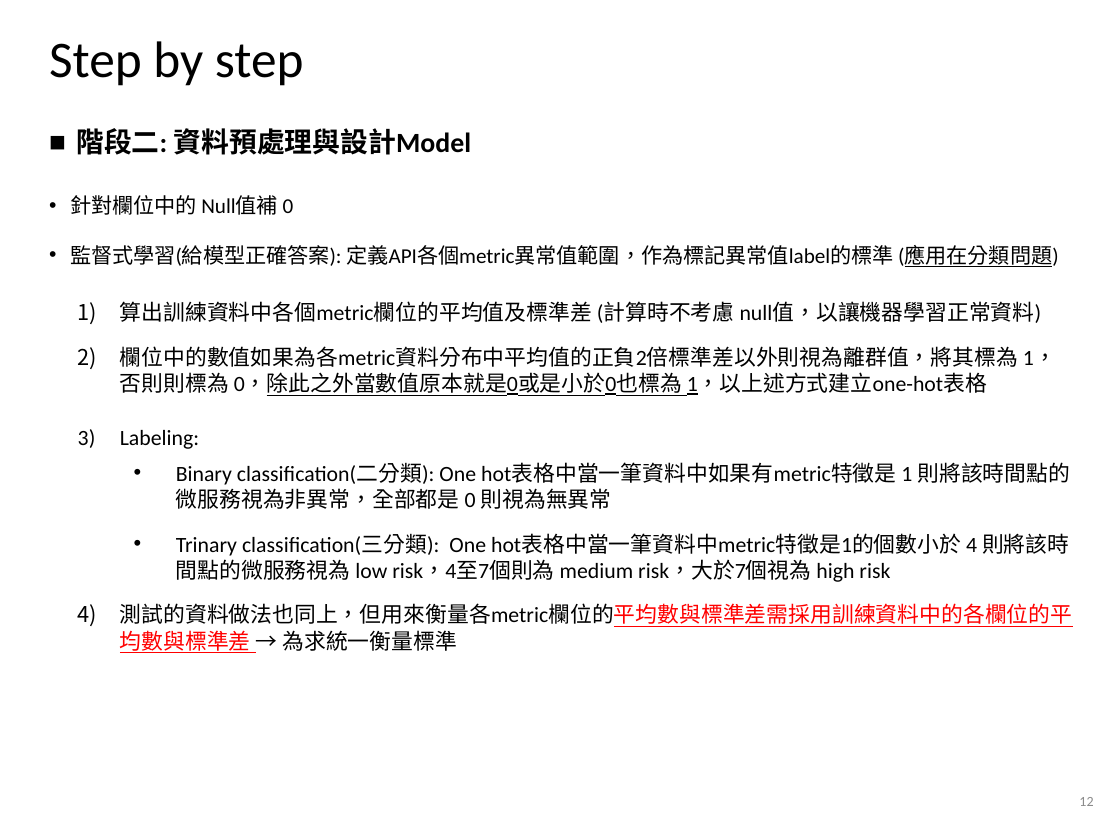
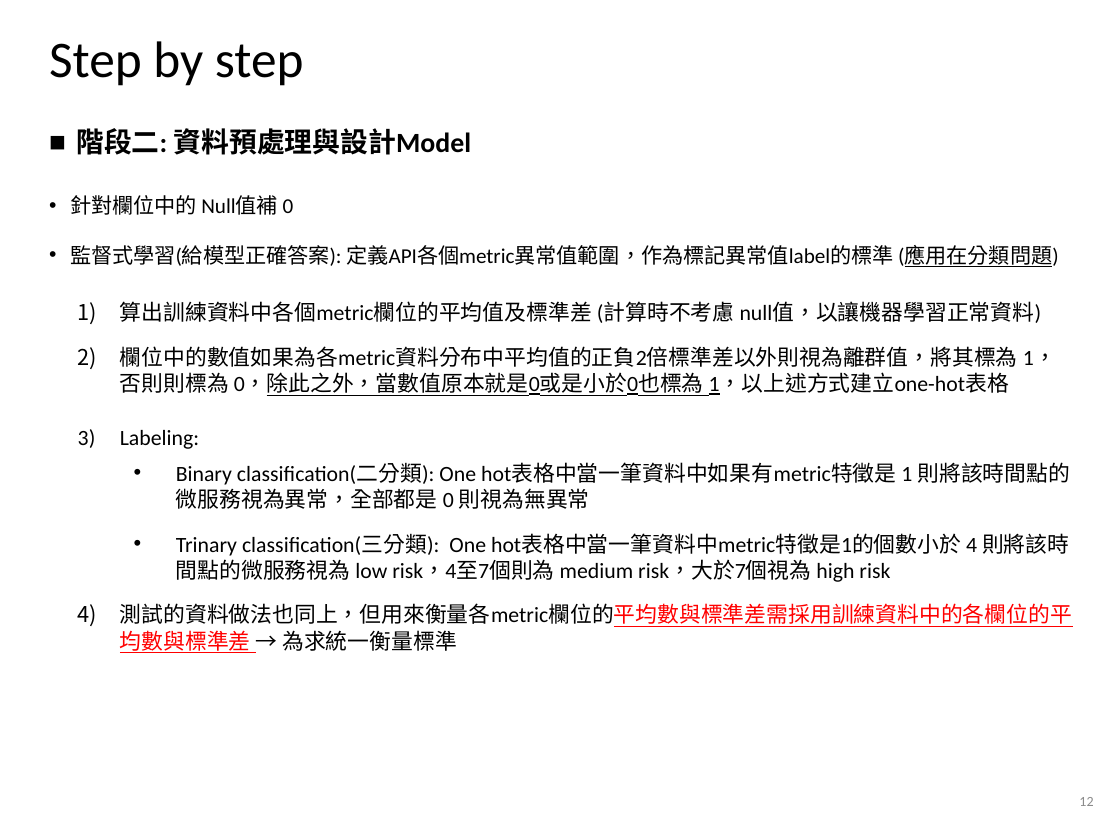
Before and after one commit to alvinyee860120/AIOps-anomaly-detection, a slide deck: slide 12 of AIOps結案報告.pptx. Drawn at 1120x840 pixels with LibreOffice and Linux fonts; fonts in the diff are those of the drawing; background and template pictures are left out. Boxes give left, top, right and bottom in pixels: in the first picture for what was removed or moved away, otherwise in the second. Text is boxed around its words. In the diff, an @@ line names an element or a change of style, - is before the commit and + after.

```diff
--- a/AIOps結案報告.pptx
+++ b/AIOps結案報告.pptx
@@ text at [120,346,1056,396]: text changed @@
-  2) 欄位中的數值如果為各metric資料分布中平均值的正負2倍標準差以外則視為離群值，將其標為 1，否則則標為 0，除此之外當數值原本就是0或是小於0也標為 1，以上述方式建立one-hot表格
+  2) 欄位中的數值如果為各metric資料分布中平均值的正負2倍標準差以外則視為離群值，將其標為 1，否則則標為 0，除此之外，當數值原本就是0或是小於0也標為 1，以上述方式建立one-hot表格
@@ text at [176,462,1070,509]: text changed @@
-    • Binary classification(二分類): One hot表格中當一筆資料中如果有metric特徵是 1 則將該時間點的微服務視為非異常，全部都是 0 則視為無異常
+    • Binary classification(二分類): One hot表格中當一筆資料中如果有metric特徵是 1 則將該時間點的微服務視為異常，全部都是 0 則視為無異常
```
Also in this commit, not shown: 20 other slides changed, 1 slide added.
